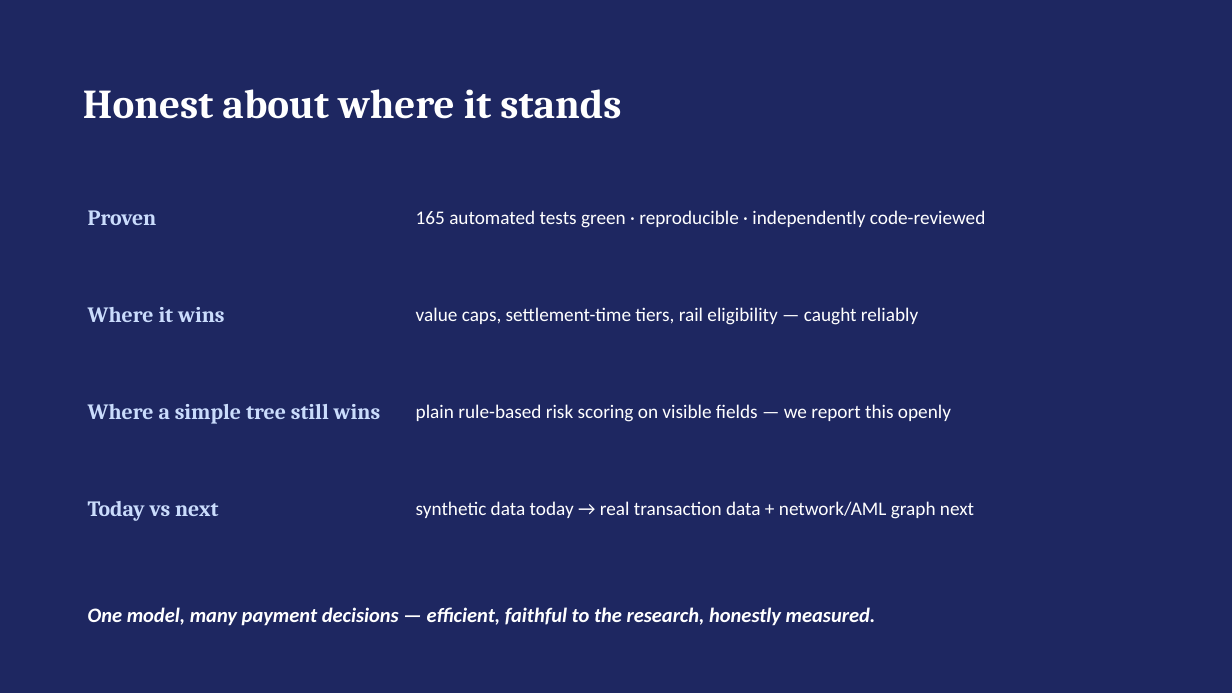
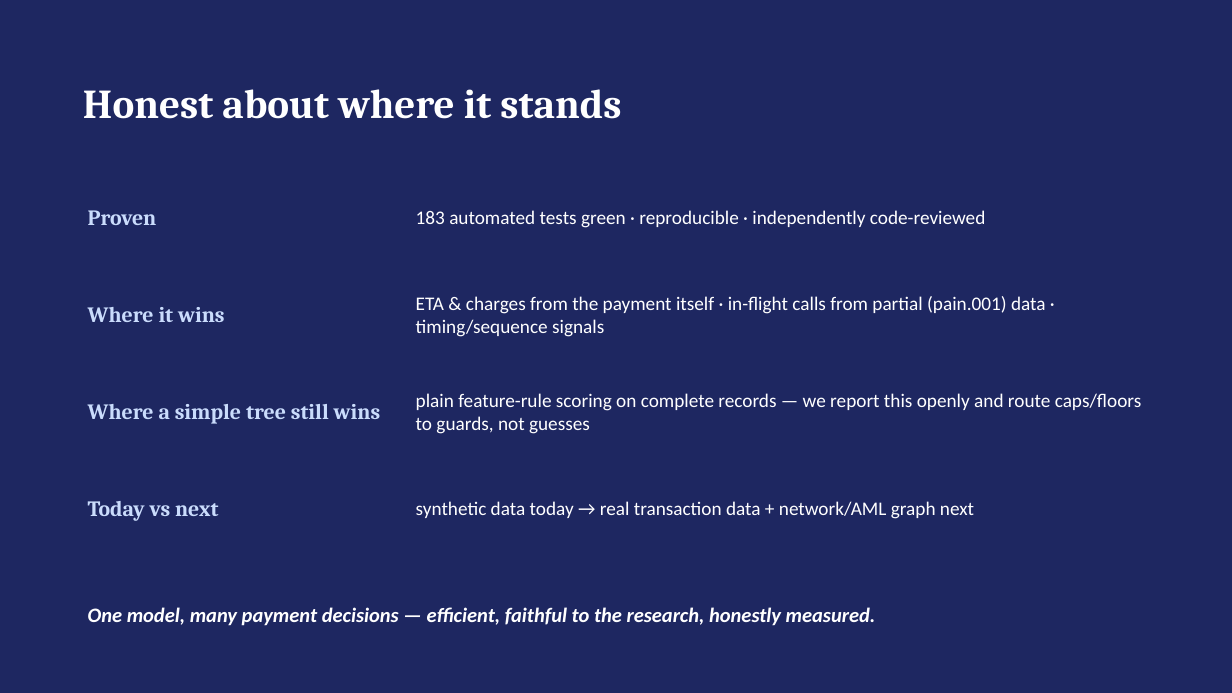
Before and after one commit to Bratz/txn-repr-poc, a slide deck: slide 11 of docs/txn_repr_evidence.pptx. Drawn at 1232x693 pixels with LibreOffice and Linux fonts; fonts in the diff are those of the drawing. Boxes give left, top, right and bottom in pixels: in the first picture for what was removed or moved away, otherwise in the second. Text is boxed around its words. In the diff, an @@ line names an element or a change of style, - is before the commit and + after.

```diff
--- a/docs/txn_repr_evidence.pptx
+++ b/docs/txn_repr_evidence.pptx
@@ text at box(416, 210, 985, 228): text changed @@
-165 automated tests green · reproducible · independently code-reviewed
+183 automated tests green · reproducible · independently code-reviewed
@@ text at box(416, 296, 1046, 337): text changed @@
-value caps, settlement-time tiers, rail eligibility — caught reliably
+ETA & charges from the payment itself · in-flight calls from partial (pain.001) data · timing/sequence signals
@@ text at box(416, 393, 1142, 434): text changed @@
-plain rule-based risk scoring on visible fields — we report this openly
+plain feature-rule scoring on complete records — we report this openly and route caps/floors to guards, not guesses
```
Also in this commit, not shown: 8 other slides changed, 2 other files.
